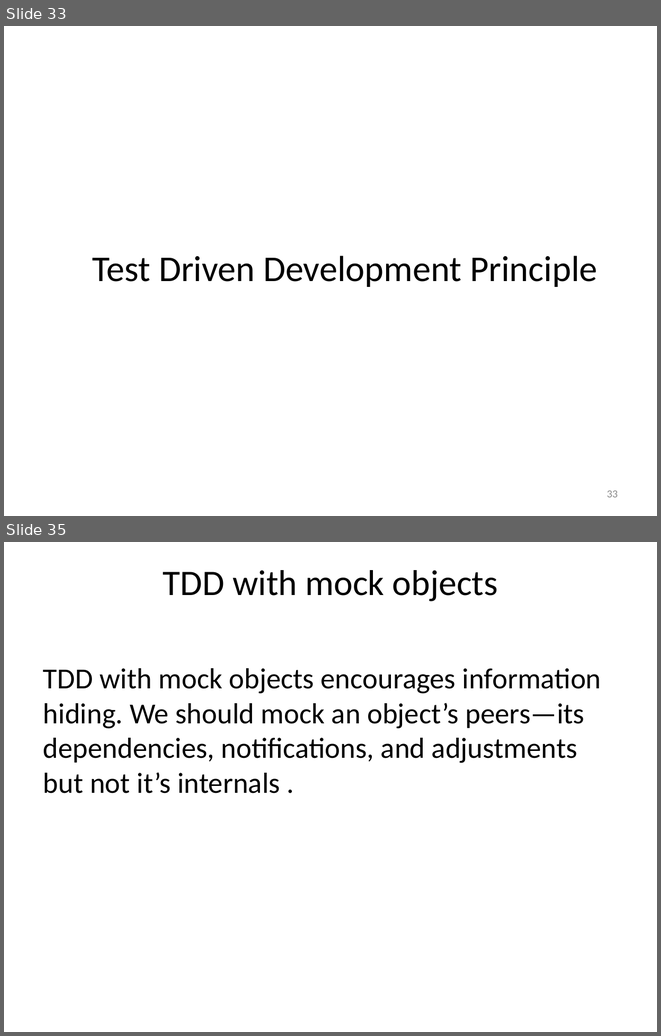
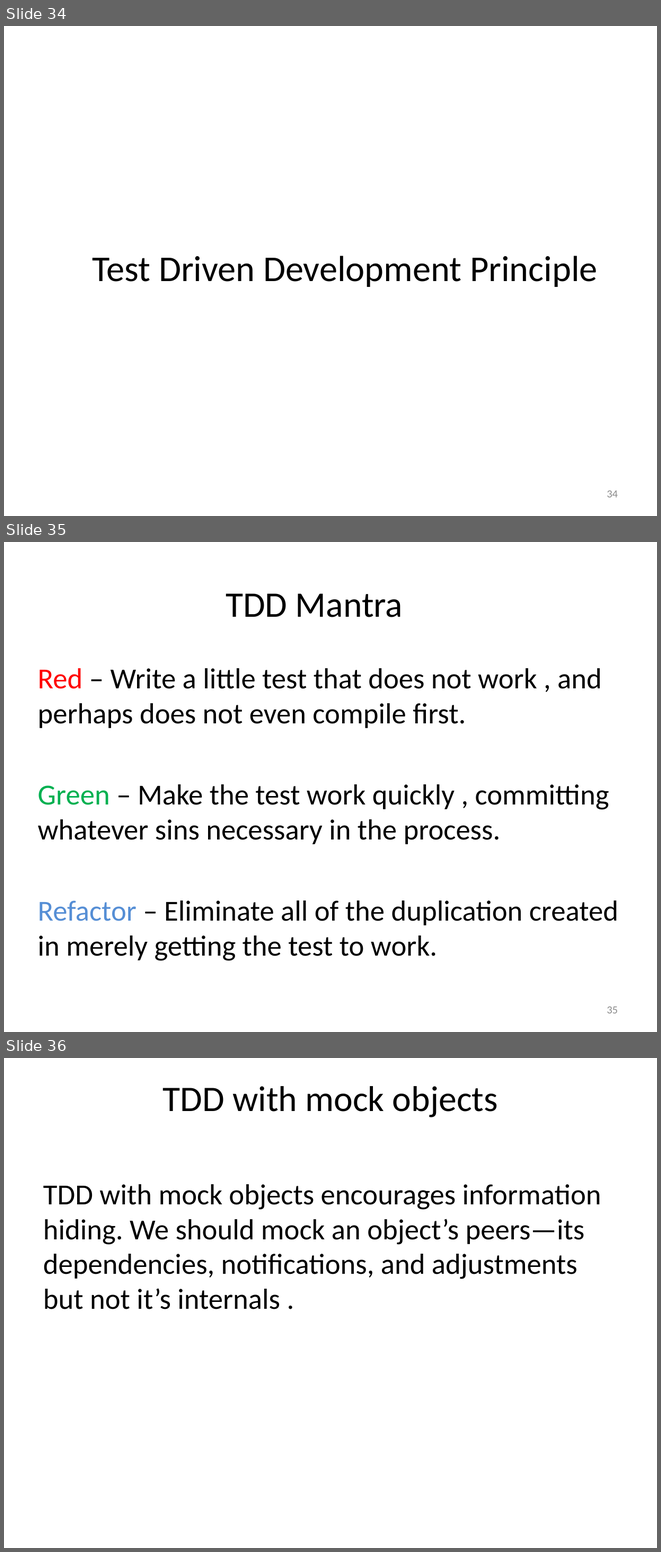
Before and after one commit to SunilPrasad/GithubRepo, a slide deck: TDDExamples/Persentation/Test Driven Development.pptx. Shown one above the other, each under a label of ours: slides 33 and 35 before the commit, slides 34, 35 and 36 after it; the slides between them are not shown. The pictures are 661x1036 and 661x1552 pixels, drawn with LibreOffice and Linux fonts; fonts in the diff are those of the drawing. Boxes give left, top, right and bottom in pixels: in the first picture for what was removed or moved away, otherwise in the second. Text is boxed around its words. In the diff, an @@ line names an element or a change of style, - is before the commit and + after.

```diff
--- a/TDDExamples/Persentation/Test Driven Development.pptx
+++ b/TDDExamples/Persentation/Test Driven Development.pptx
@@ slide 35 added at <box>4,542,657,1032</box>, background #FFFFFF @@
@@ title added at <box>226,593,403,617</box>, 39.6 pt, text #000000 @@
+TDD Mantra
@@ text added at <box>38,668,618,961</box>, 32 pt, text #000000 @@
+Red – Write a little test that does not work , and perhaps does not even compile first.
+Green – Make the test work quickly , committing whatever sins necessary in the process.
+Refactor – Eliminate all of the duplication created in merely getting the test to work.
@@ page number added at <box>607,1006,618,1013</box>, 12 pt, text #8C8C8C @@
+35
@@ what was slide 33 is now slide 34 @@
@@ page number at <box>607,490,618,497</box>: text changed @@
-33
+34
@@ what was slide 35 is now slide 36 @@
```
Also in this commit, not shown: 2 other files.
